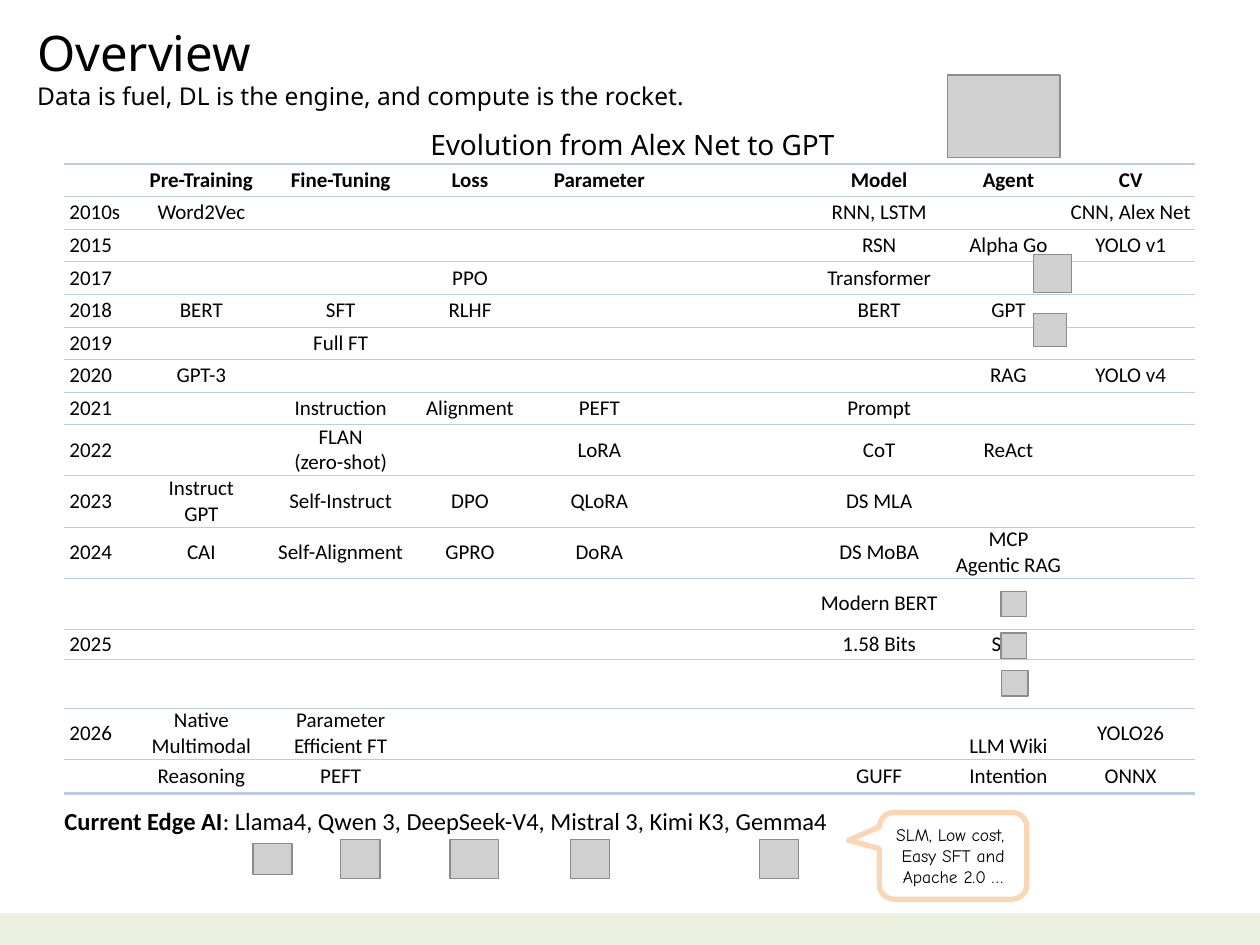
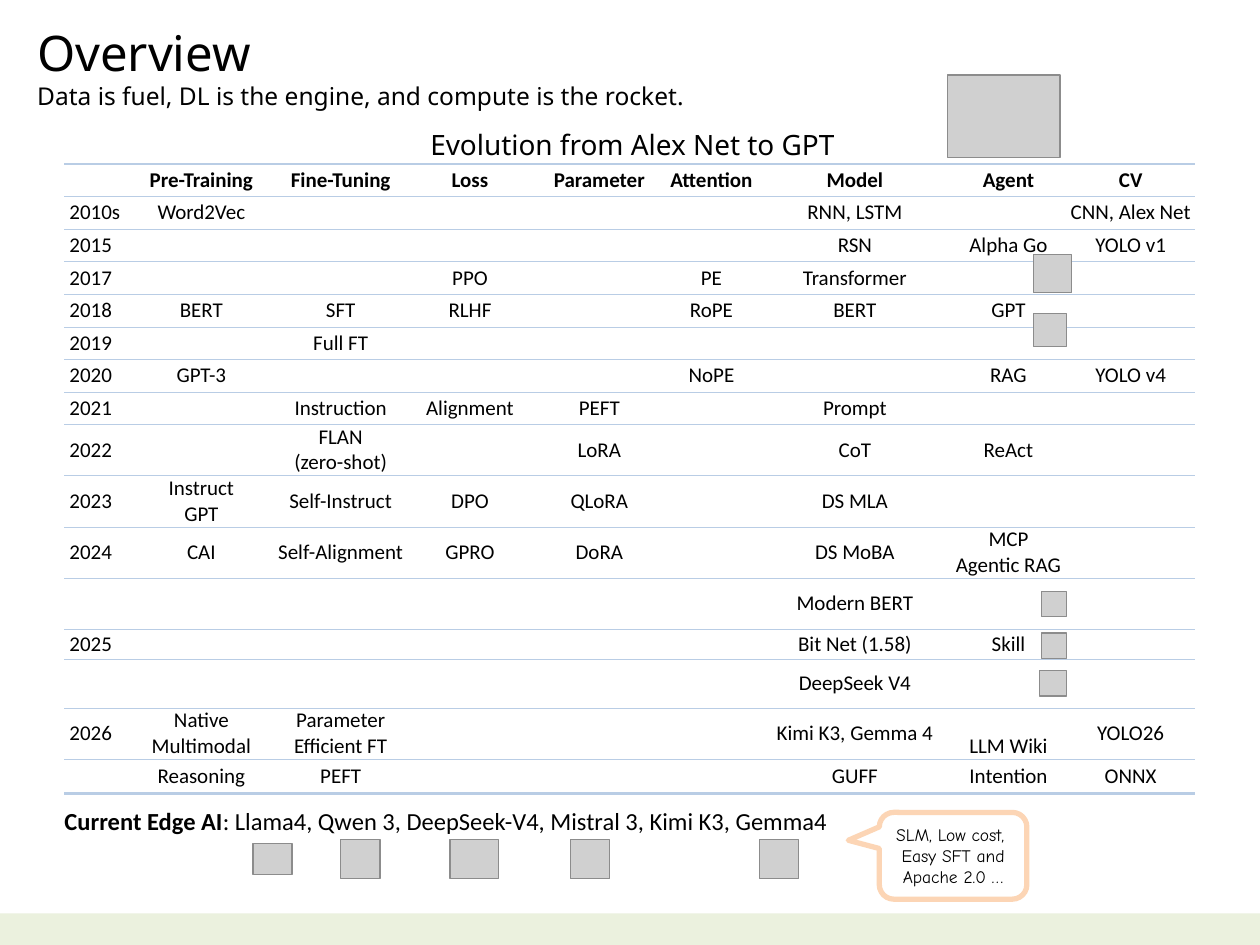
Before and after one commit to navibator/crazy-ai, a slide deck: slide 4 of ai-gemma.pptx. Drawn at 1260x945 pixels with LibreOffice and Linux fonts; fonts in the diff are those of the drawing; grey boxes stand for pictures. Boxes give left, top, right and bottom in pixels: in the first picture for what was removed or moved away, otherwise in the second. Text is boxed around its words. In the diff, an @@ line names an element or a change of style, - is before the commit and + after.

Commit message:
gemma

```diff
--- a/ai-gemma.pptx
+++ b/ai-gemma.pptx
@@ table at <box>64,125,1196,838</box> @@
-row 2, column 6: 
+row 2, column 6: Attention
-row 5, column 6: 
+row 5, column 6: PE
-row 6, column 6: 
+row 6, column 6: RoPE
-row 8, column 6: 
+row 8, column 6: NoPE
-row 14, column 7: 1.58 Bits
+row 14, column 7: Bit Net (1.58)
-row 15, column 7: 
+row 15, column 7: DeepSeek V4
-row 16, column 7: 
+row 16, column 7: Kimi K3, Gemma 4
@@ 3 pictures: place and size @@
-3 pictures at <box>1002,591,1028,696</box>
+3 pictures at <box>1040,591,1066,696</box>
```
Also in this commit, not shown: 1 other slide changed.
